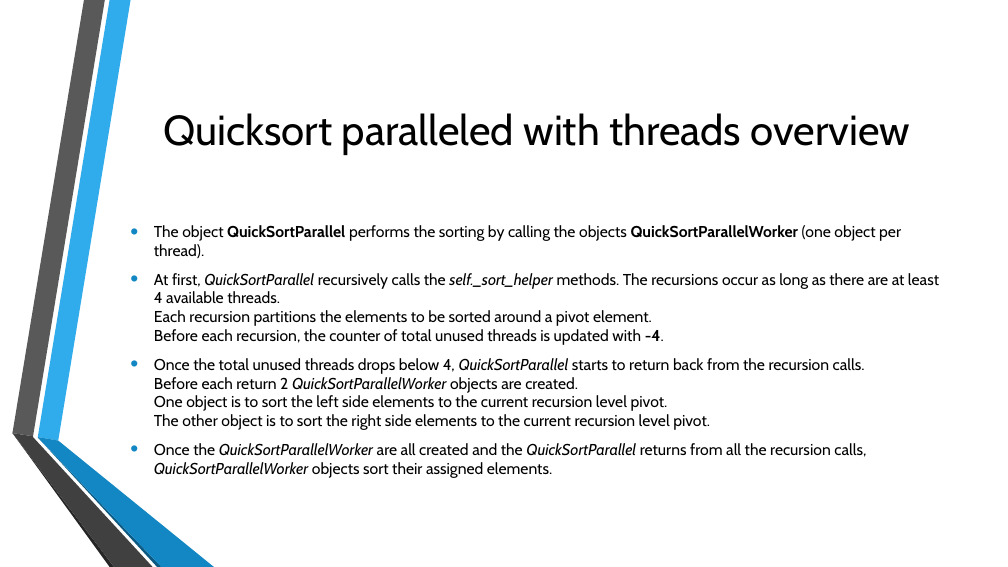
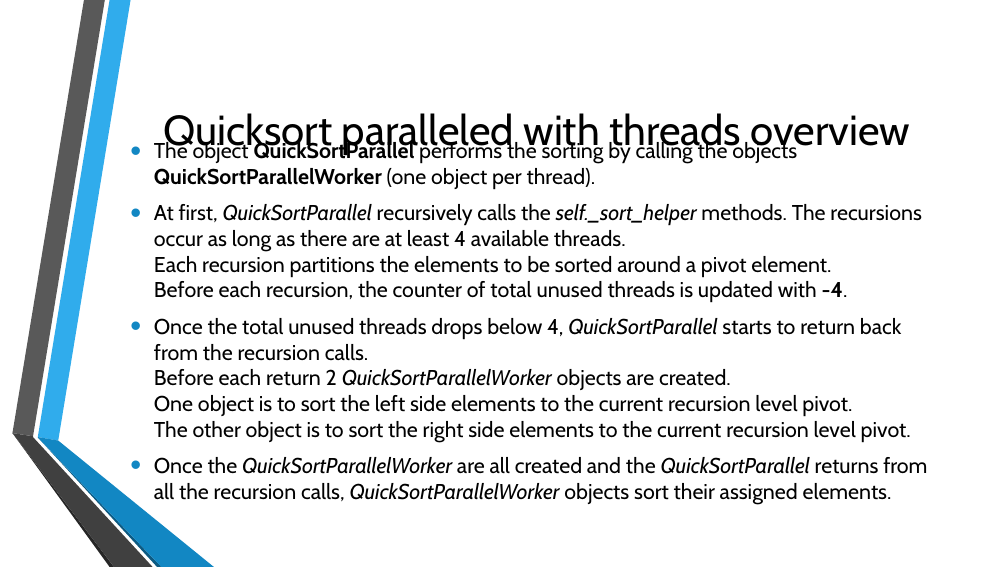
Before and after one commit to Z0neNp/k-means-clustering, a slide deck: slide 4 of id_321908402_328897079_parallel_k_means_clustering.pptx. Drawn at 1008x567 pixels with LibreOffice and Linux fonts; fonts in the diff are those of the drawing; background and template pictures are left out. Boxes give left, top, right and bottom in pixels: in the first picture for what was removed or moved away, otherwise in the second. Text is boxed around its words. In the diff, an @@ line names an element or a change of style, - is before the commit and + after.

```diff
--- a/id_321908402_328897079_parallel_k_means_clustering.pptx
+++ b/id_321908402_328897079_parallel_k_means_clustering.pptx
@@ text "The object QuickSortParallel performs the ...": place and size @@
-text "The object QuickSortParallel performs the ..." at <box>154,225,939,478</box>
+text "The object QuickSortParallel performs the ..." at <box>154,140,927,505</box>
@@ text "The object QuickSortParallel performs the ..." at <box>154,140,927,505</box>: size 15 to 20.4 pt; more space between paragraphs @@
```
Also in this commit, not shown: 3 other slides changed, 1 slide added, 30 other files.
